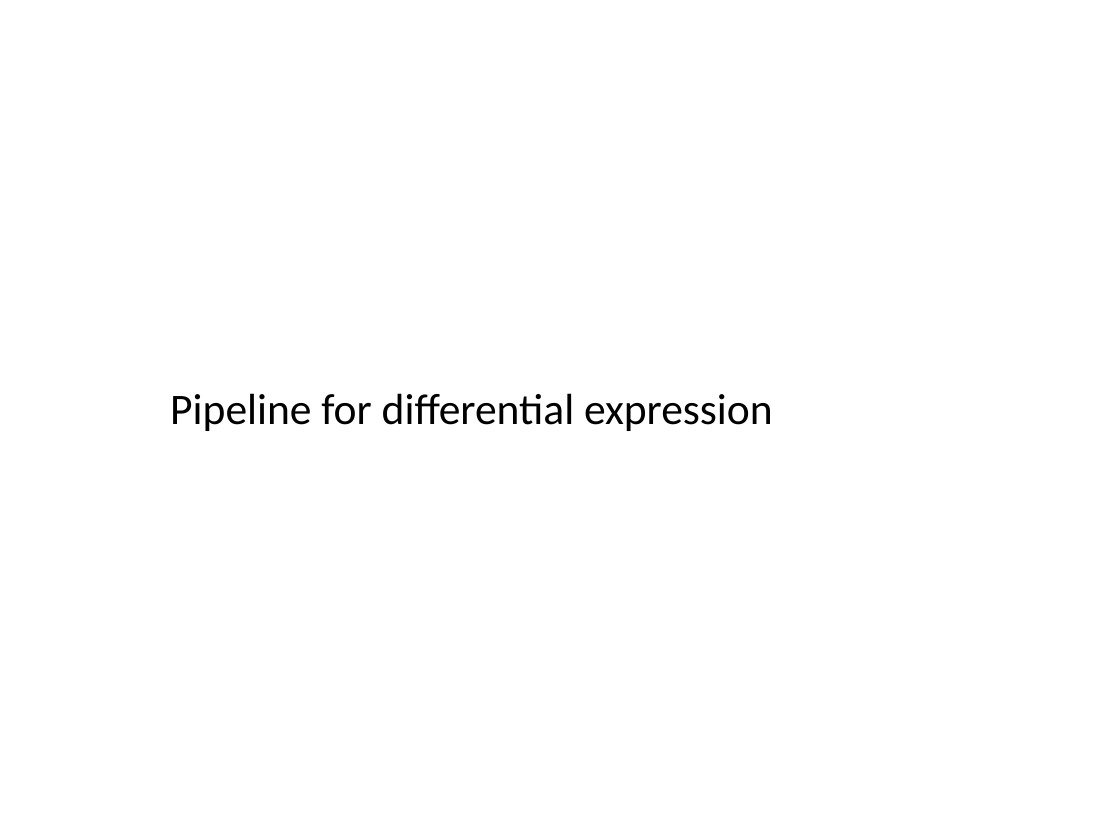
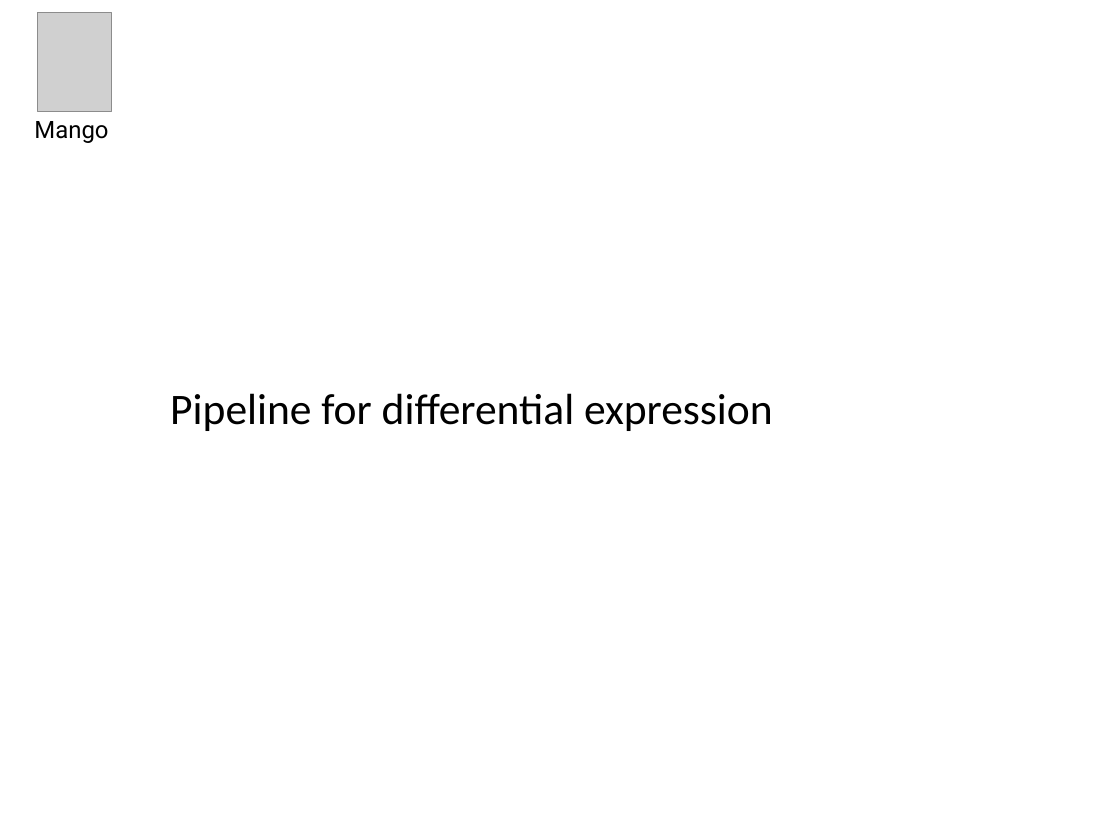
Before and after one commit to Bioinformatics-Mango/Bioinformatics, a slide deck: slide 1 of Presentations/Projectplan - planning and progress.pptx. Drawn at 1120x840 pixels with LibreOffice and Linux fonts; fonts in the diff are those of the drawing; grey boxes stand for pictures; background and template pictures are left out. Boxes give left, top, right and bottom in pixels: in the first picture for what was removed or moved away, otherwise in the second. Text is boxed around its words. In the diff, an @@ line names an element or a change of style, - is before the commit and + after.

```diff
--- a/Presentations/Projectplan - planning and progress.pptx
+++ b/Presentations/Projectplan - planning and progress.pptx
@@ picture added at [37,12,111,111] @@
@@ text added at [34,121,108,143], 15.4 pt, text #000000 @@
+Mango
```
Also in this commit, not shown: 6 other slides changed, 3 slides added, 1 slide removed.
